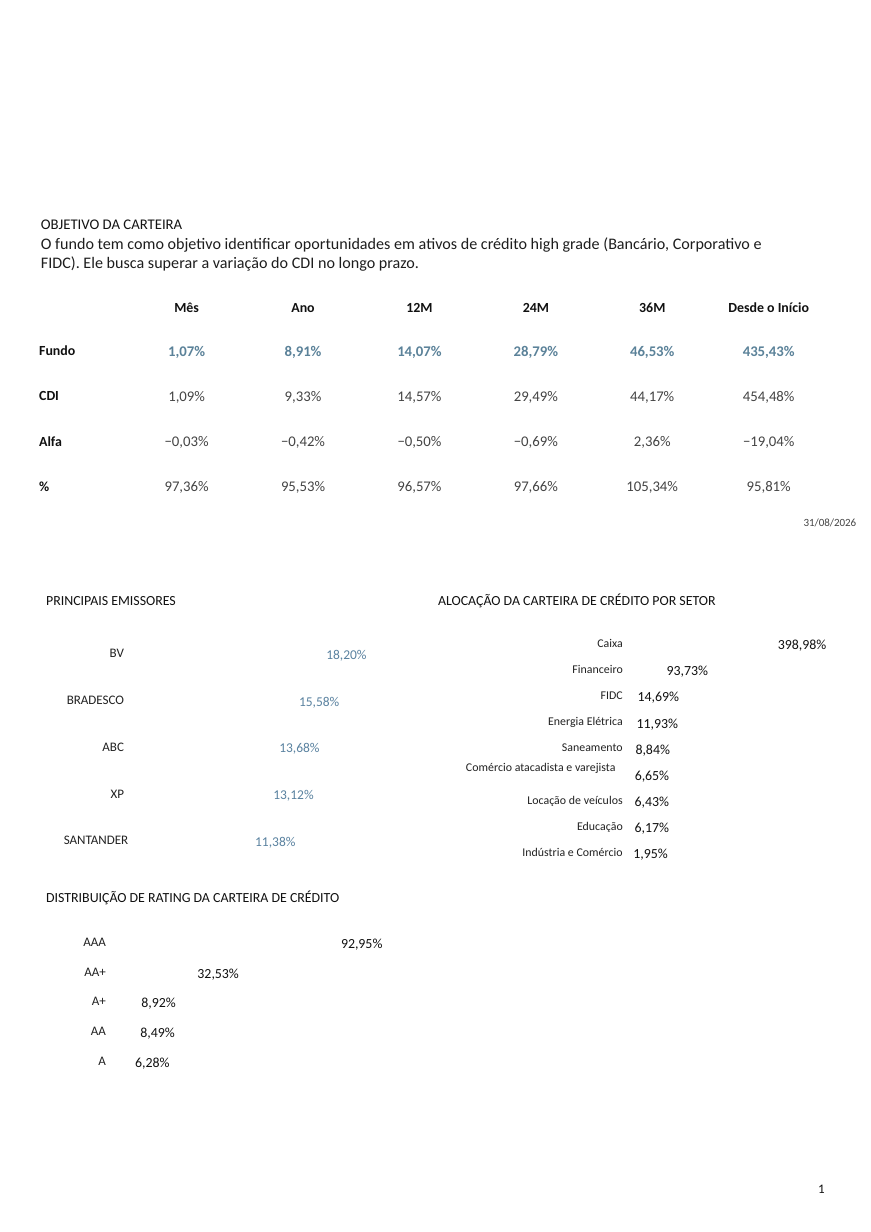
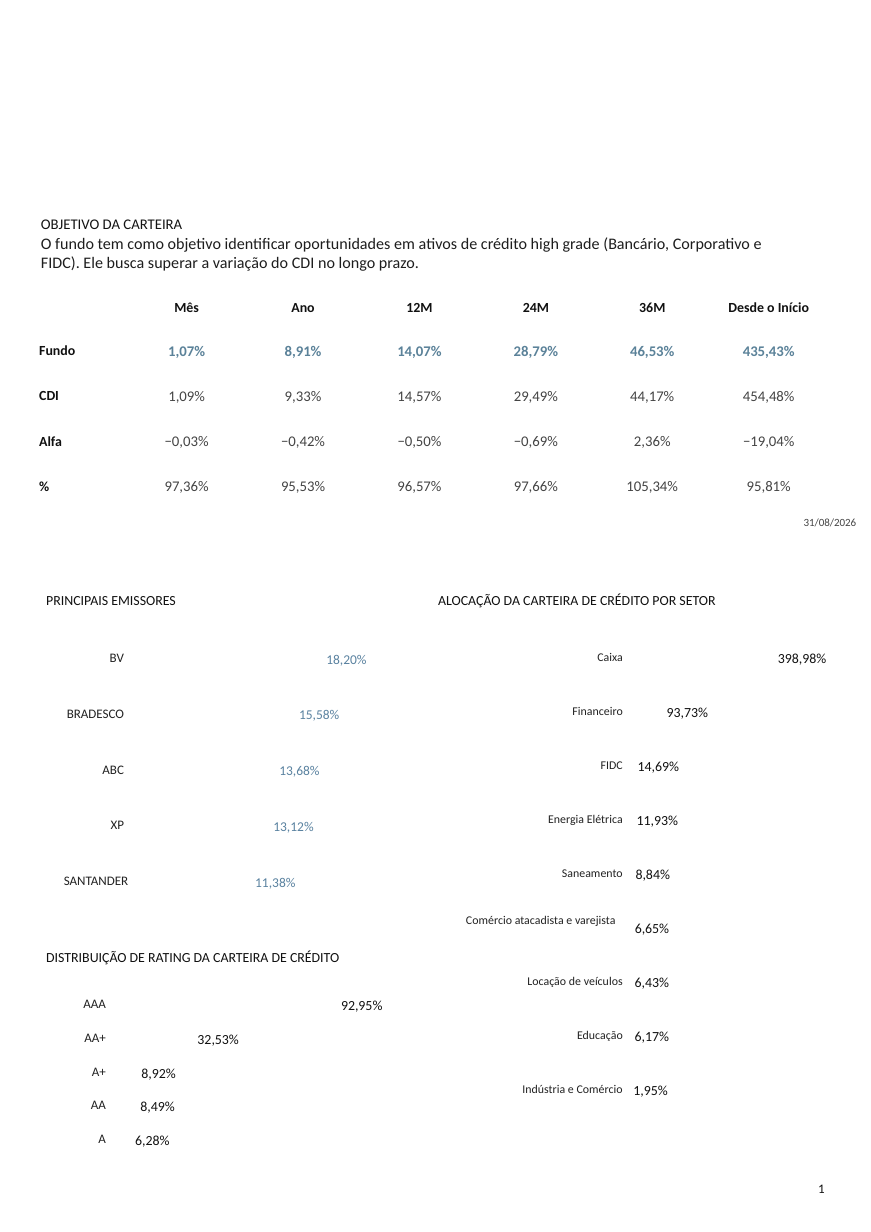
Before and after one commit to orenanchaves/Tivio-teste, a slide deck: slide 1 of AutomaTivio/saida/2026-08/pptx/Tivio Legacy Prev - Relatório de Gestão - Agosto 2026.pptx. Drawn at 871x1232 pixels with LibreOffice and Linux fonts; fonts in the diff are those of the drawing; background and template pictures are left out. Boxes give left, top, right and bottom in pixels: in the first picture for what was removed or moved away, otherwise in the second. Text is boxed around its words. In the diff, an @@ line names an element or a change of style, - is before the commit and + after.

```diff
--- a/AutomaTivio/saida/2026-08/pptx/Tivio Legacy Prev - Relatório de Gestão - Agosto 2026.pptx
+++ b/AutomaTivio/saida/2026-08/pptx/Tivio Legacy Prev - Relatório de Gestão - Agosto 2026.pptx
@@ text "BV": place and size @@
-text "BV" at [110, 648, 124, 657]
+text "BV" at [110, 653, 124, 662]
@@ text "18,20%": place and size @@
-text "18,20%" at [326, 650, 366, 661]
+text "18,20%" at [326, 655, 366, 666]
@@ 4 texts: place and size @@
-4 texts at [67, 639, 826, 708]
+4 texts at [67, 653, 826, 721]
@@ text "Financeiro": place and size @@
-text "Financeiro" at [572, 665, 622, 673]
+text "Financeiro" at [572, 707, 622, 715]
@@ text "93,73%": place and size @@
-text "93,73%" at [667, 665, 708, 677]
+text "93,73%" at [667, 707, 708, 719]
@@ text "ABC": place and size @@
-text "ABC" at [102, 742, 123, 751]
+text "ABC" at [102, 765, 123, 774]
@@ text "13,68%": place and size @@
-text "13,68%" at [279, 743, 319, 754]
+text "13,68%" at [279, 766, 319, 777]
@@ text "XP": place and size @@
-text "XP" at [111, 789, 124, 798]
+text "XP" at [111, 820, 124, 829]
@@ text "13,12%": place and size @@
-text "13,12%" at [273, 790, 313, 801]
+text "13,12%" at [273, 822, 313, 833]
@@ text "Energia Elétrica": place and size @@
-text "Energia Elétrica" at [548, 717, 623, 727]
+text "Energia Elétrica" at [548, 815, 623, 825]
@@ text "11,93%": place and size @@
-text "11,93%" at [637, 718, 678, 730]
+text "11,93%" at [637, 815, 678, 827]
@@ text "Saneamento": place and size @@
-text "Saneamento" at [562, 743, 623, 751]
+text "Saneamento" at [562, 869, 623, 877]
@@ text "8,84%": place and size @@
-text "8,84%" at [636, 744, 670, 756]
+text "8,84%" at [636, 869, 670, 881]
@@ text "SANTANDER": place and size @@
-text "SANTANDER" at [64, 835, 128, 844]
+text "SANTANDER" at [64, 876, 128, 885]
@@ text "11,38%": place and size @@
-text "11,38%" at [255, 837, 295, 848]
+text "11,38%" at [255, 878, 295, 889]
@@ text "Comércio atacadista e varejista": place and size @@
-text "Comércio atacadista e varejista" at [466, 762, 616, 773]
+text "Comércio atacadista e varejista" at [466, 915, 616, 926]
@@ text "6,65%": place and size @@
-text "6,65%" at [635, 770, 669, 782]
+text "6,65%" at [635, 923, 669, 935]
@@ text "Locação de veículos": place and size @@
-text "Locação de veículos" at [527, 795, 623, 806]
+text "Locação de veículos" at [527, 976, 623, 987]
@@ text "6,43%": place and size @@
-text "6,43%" at [635, 796, 669, 808]
+text "6,43%" at [635, 977, 669, 989]
@@ 3 texts: place and size @@
-3 texts at [46, 891, 382, 950]
+3 texts at [46, 951, 382, 1012]
@@ text "AA+": place and size @@
-text "AA+" at [84, 967, 105, 976]
+text "AA+" at [84, 1033, 105, 1042]
@@ text "32,53%": place and size @@
-text "32,53%" at [197, 968, 238, 980]
+text "32,53%" at [197, 1034, 238, 1046]
@@ text "Educação": place and size @@
-text "Educação" at [577, 821, 623, 832]
+text "Educação" at [577, 1030, 623, 1041]
@@ text "6,17%": place and size @@
-text "6,17%" at [635, 822, 669, 834]
+text "6,17%" at [635, 1031, 669, 1043]
@@ 4 texts: place and size @@
-4 texts at [92, 691, 679, 1009]
+4 texts at [92, 761, 679, 1080]
@@ text "AA": place and size @@
-text "AA" at [91, 1026, 106, 1035]
+text "AA" at [91, 1100, 106, 1109]
@@ text "8,49%": place and size @@
-text "8,49%" at [140, 1027, 174, 1039]
+text "8,49%" at [140, 1101, 174, 1113]
@@ text "Indústria e Comércio": place and size @@
-text "Indústria e Comércio" at [522, 847, 623, 856]
+text "Indústria e Comércio" at [522, 1084, 623, 1093]
@@ text "1,95%": place and size @@
-text "1,95%" at [633, 848, 667, 860]
+text "1,95%" at [633, 1085, 667, 1097]
@@ text "A": place and size @@
-text "A" at [98, 1056, 106, 1065]
+text "A" at [98, 1134, 106, 1143]
@@ text "6,28%": place and size @@
-text "6,28%" at [135, 1057, 169, 1069]
+text "6,28%" at [135, 1135, 169, 1147]
```
Also in this commit, not shown: 1 other slide changed, 49 other files.
